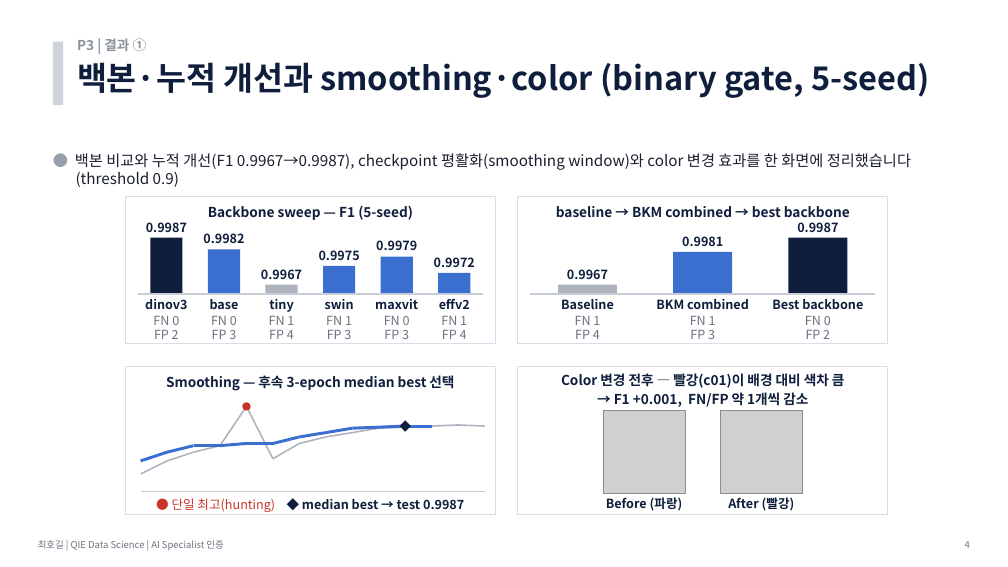
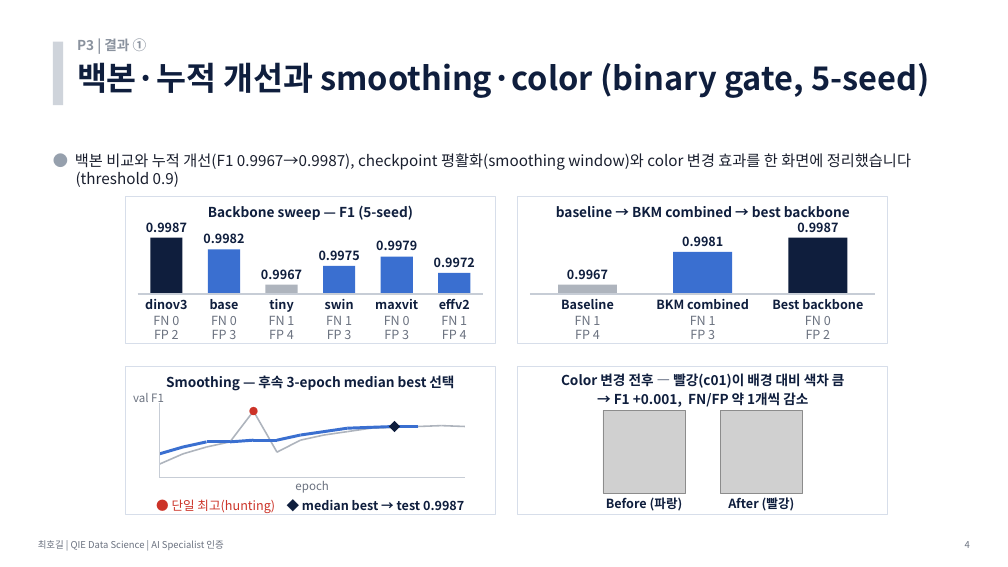
Before and after one commit to hogil/fbm_paper, a slide deck: slide 4 of recommendation/presentation/발표_P3_데이터생성_최호길.pptx. Drawn at 1008x567 pixels with LibreOffice and Linux fonts; fonts in the diff are those of the drawing; grey boxes stand for pictures. Boxes give left, top, right and bottom in pixels: in the first picture for what was removed or moved away, otherwise in the second. Text is boxed around its words. In the diff, an @@ line names an element or a change of style, - is before the commit and + after.

```diff
--- a/recommendation/presentation/발표_P3_데이터생성_최호길.pptx
+++ b/recommendation/presentation/발표_P3_데이터생성_최호길.pptx
@@ text added at (x1=133, y1=393, x2=164, y2=406), 11 pt, text #6B7280 @@
+val F1
@@ line added from (160, 403) to (160, 478), #C7CDD6 1 pt @@
@@ line moved from (247, 407) - (273, 459) to (230, 442) - (253, 411) @@
@@ ellipse moved from (x1=243, y1=402, x2=251, y2=411) to (x1=250, y1=407, x2=258, y2=415) @@
@@ line moved from (273, 459) - (299, 444) to (253, 411) - (277, 452) @@
@@ line moved from (167, 452) - (194, 445) to (160, 454) - (183, 447) @@
@@ line moved from (194, 452) - (220, 445) to (183, 454) - (206, 447) @@
@@ line moved from (194, 445) - (220, 445) to (183, 447) - (206, 442) @@
@@ line moved from (220, 445) - (247, 444) to (206, 442) - (230, 442) @@
@@ line moved from (220, 445) - (247, 407) to (206, 447) - (230, 442) @@
@@ line moved from (247, 444) - (273, 444) to (230, 442) - (253, 440) @@
@@ line moved from (273, 444) - (299, 437) to (253, 440) - (277, 440) @@
@@ line moved from (299, 437) - (326, 433) to (277, 440) - (300, 435) @@
@@ line moved from (299, 444) - (326, 437) to (277, 452) - (300, 440) @@
@@ line moved from (326, 437) - (352, 433) to (300, 440) - (324, 435) @@
@@ line moved from (326, 433) - (352, 428) to (300, 435) - (324, 432) @@
@@ line moved from (352, 433) - (379, 428) to (324, 435) - (348, 432) @@
@@ 3 lines moved together from (x1=352, y1=426, x2=405, y2=428) to (x1=324, y1=427, x2=371, y2=432) @@
@@ diamond moved from (x1=400, y1=420, x2=411, y2=432) to (x1=389, y1=421, x2=400, y2=433) @@
@@ 3 lines moved together from (x1=405, y1=425, x2=458, y2=427) to (x1=371, y1=426, x2=418, y2=428) @@
@@ line added from (395, 426) to (418, 426), #3A6FD0 2.8 pt @@
@@ line moved from (458, 425) - (485, 426) to (418, 426) - (442, 426) @@
@@ line moved from (141, 461) - (167, 452) to (442, 426) - (465, 426) @@
@@ line (442, 426) - (465, 426): stroke #3A6FD0 2.8 pt to #AEB4BD 1.5 pt @@
@@ line removed from (141, 474) to (167, 461) @@
@@ line moved from (167, 461) - (194, 452) to (160, 464) - (183, 454) @@
@@ line moved from (141, 492) - (485, 492) to (160, 478) - (465, 478) @@
@@ text added at (x1=295, y1=481, x2=329, y2=493), 11 pt, text #6B7280 @@
+epoch
```
Also in this commit, not shown: 1 other file.
